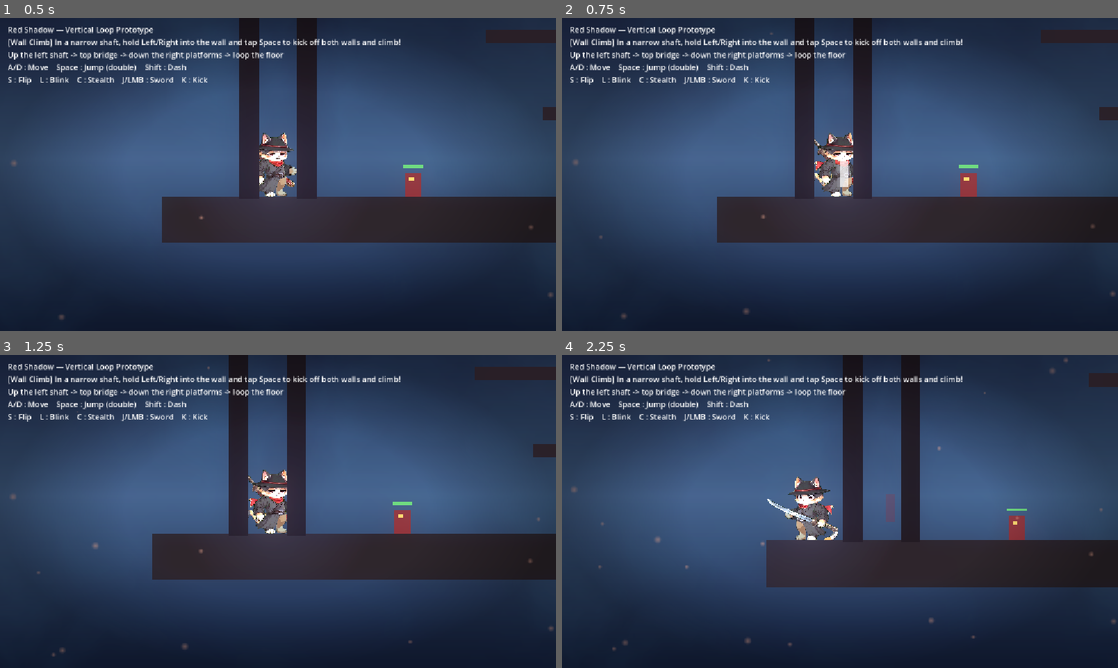
Above: before the commit, frames 1-4 (two rows, left to right).
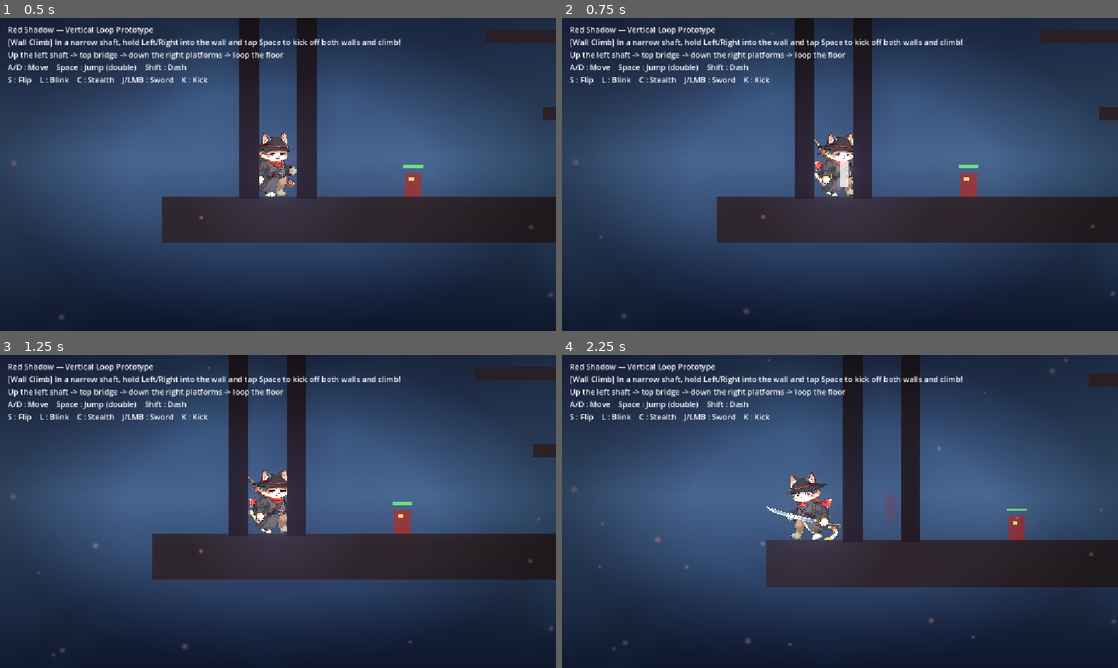
Above: after the commit, the same moments.

Repository: perjoom-sketch/red-shadow
Game: Godot game, scene res://scenes/Main.tscn
Two runs of this game, one before a commit and one after it. Both use one fixed random seed, a clock stepped at 60 frames per second and the inputs below.
Inputs:
- Up to frame 1 (0.5 s): no input
- Up to frame 2 (0.75 s): hold Right (move_right) from 0.53 s (still down); tap Shift (dash) at 0.6 s
- Up to frame 3 (1.25 s): keep holding Right (move_right); tap Space (jump) at 0.77 s
- Up to frame 4 (2.25 s): tap J (attack) at 1.35 s; tap Space (jump) at 1.52 s; tap Shift (dash) at 1.55 s; release Right (move_right) at 2.03 s; hold Left (move_left) from 2.03 s (still down); tap L (blink) at 2.1 s

Frame 1 is identical in both runs. In frame 2, 0.3% of the frame differs, in the area x 45-53%, y 36-58%; in frame 3, 0.1%; in frame 4, 1.1%, in the area x 36-51%, y 37-60%.

Commit message:
feat: walk and run locomotion animations
🤖 Generated with [Claude Code](https://claude.com/claude-code)

Co-Authored-By: Claude Opus 4.5 <noreply@anthropic.com>

Diff:
--- a/scenes/PlayerRigChibi.tscn
+++ b/scenes/PlayerRigChibi.tscn
@@ -671,6 +671,174 @@
 "values": [false]
 }
 
+[sub_resource type="Animation" id="anim_walk"]
+resource_name = "walk"
+length = 0.7
+loop_mode = 1
+step = 0.0333
+tracks/0/type = "value"
+tracks/0/imported = false
+tracks/0/enabled = true
+tracks/0/path = NodePath("NearLeg:rotation")
+tracks/0/interp = 2
+tracks/0/loop_wrap = true
+tracks/0/keys = {
+"times": PackedFloat32Array(0, 0.35, 0.7),
+"transitions": PackedFloat32Array(1, 1, 1),
+"update": 0,
+"values": [0.3, -0.3, 0.3]
+}
+tracks/1/type = "value"
+tracks/1/imported = false
+tracks/1/enabled = true
+tracks/1/path = NodePath("FarLeg:rotation")
+tracks/1/interp = 2
+tracks/1/loop_wrap = true
+tracks/1/keys = {
+"times": PackedFloat32Array(0, 0.35, 0.7),
+"transitions": PackedFloat32Array(1, 1, 1),
+"update": 0,
+"values": [-0.3, 0.3, -0.3]
+}
+tracks/2/type = "value"
+tracks/2/imported = false
+tracks/2/enabled = true
+tracks/2/path = NodePath("Torso:position")
+tracks/2/interp = 2
+tracks/2/loop_wrap = true
+tracks/2/keys = {
+"times": PackedFloat32Array(0, 0.175, 0.35, 0.525, 0.7),
+"transitions": PackedFloat32Array(1, 1, 1, 1, 1),
+"update": 0,
+"values": [Vector2(-41.593475, 8.397949), Vector2(-41.593475, 6.397949), Vector2(-41.593475, 8.397949), Vector2(-41.593475, 6.397949), Vector2(-41.593475, 8.397949)]
+}
+tracks/3/type = "value"
+tracks/3/imported = false
+tracks/3/enabled = true
+tracks/3/path = NodePath("FarArm:rotation")
+tracks/3/interp = 2
+tracks/3/loop_wrap = true
+tracks/3/keys = {
+"times": PackedFloat32Array(0, 0.35, 0.7),
+"transitions": PackedFloat32Array(1, 1, 1),
+"update": 0,
+"values": [-0.686, -0.986, -0.686]
+}
+tracks/4/type = "value"
+tracks/4/imported = false
+tracks/4/enabled = true
+tracks/4/path = NodePath("NearArm:rotation")
+tracks/4/interp = 2
+tracks/4/loop_wrap = true
+tracks/4/keys = {
+"times": PackedFloat32Array(0, 0.35, 0.7),
+"transitions": PackedFloat32Array(1, 1, 1),
+"update": 0,
+"values": [0.574, 0.374, 0.574]
+}
+tracks/5/type = "value"
+tracks/5/imported = false
+tracks/5/enabled = true
+tracks/5/path = NodePath("Torso/Head:texture")
+tracks/5/interp = 1
+tracks/5/loop_wrap = true
+tracks/5/keys = {
+"times": PackedFloat32Array(0),
+"transitions": PackedFloat32Array(1),
+"update": 1,
+"values": [ExtResource("12_head_a")]
+}
+
+[sub_resource type="Animation" id="anim_run"]
+resource_name = "run"
+length = 0.45
+loop_mode = 1
+step = 0.0333
+tracks/0/type = "value"
+tracks/0/imported = false
+tracks/0/enabled = true
+tracks/0/path = NodePath("NearLeg:rotation")
+tracks/0/interp = 2
+tracks/0/loop_wrap = true
+tracks/0/keys = {
+"times": PackedFloat32Array(0, 0.225, 0.45),
+"transitions": PackedFloat32Array(1, 1, 1),
+"update": 0,
+"values": [0.55, -0.55, 0.55]
+}
+tracks/1/type = "value"
+tracks/1/imported = false
+tracks/1/enabled = true
+tracks/1/path = NodePath("FarLeg:rotation")
+tracks/1/interp = 2
+tracks/1/loop_wrap = true
+tracks/1/keys = {
+"times": PackedFloat32Array(0, 0.225, 0.45),
+"transitions": PackedFloat32Array(1, 1, 1),
+"update": 0,
+"values": [-0.55, 0.55, -0.55]
+}
+tracks/2/type = "value"
+tracks/2/imported = false
+tracks/2/enabled = true
+tracks/2/path = NodePath("Torso:position")
+tracks/2/interp = 2
+tracks/2/loop_wrap = true
+tracks/2/keys = {
+"times": PackedFloat32Array(0, 0.1125, 0.225, 0.3375, 0.45),
+"transitions": PackedFloat32Array(1, 1, 1, 1, 1),
+"update": 0,
+"values": [Vector2(-41.593475, 8.397949), Vector2(-41.593475, 5.397949), Vector2(-41.593475, 8.397949), Vector2(-41.593475, 5.397949), Vector2(-41.593475, 8.397949)]
+}
+tracks/3/type = "value"
+tracks/3/imported = false
+tracks/3/enabled = true
+tracks/3/path = NodePath("Torso:rotation")
+tracks/3/interp = 2
+tracks/3/loop_wrap = true
+tracks/3/keys = {
+"times": PackedFloat32Array(0, 0.225, 0.45),
+"transitions": PackedFloat32Array(1, 1, 1),
+"update": 0,
+"values": [0.13, 0.17, 0.13]
+}
+tracks/4/type = "value"
+tracks/4/imported = false
+tracks/4/enabled = true
+tracks/4/path = NodePath("FarArm:rotation")
+tracks/4/interp = 2
+tracks/4/loop_wrap = true
+tracks/4/keys = {
+"times": PackedFloat32Array(0, 0.225, 0.45),
+"transitions": PackedFloat32Array(1, 1, 1),
+"update": 0,
+"values": [-0.536, -1.136, -0.536]
+}
+tracks/5/type = "value"
+tracks/5/imported = false
+tracks/5/enabled = true
+tracks/5/path = NodePath("NearArm:rotation")
+tracks/5/interp = 2
+tracks/5/loop_wrap = true
+tracks/5/keys = {
+"times": PackedFloat32Array(0, 0.225, 0.45),
+"transitions": PackedFloat32Array(1, 1, 1),
+"update": 0,
+"values": [0.724, 0.224, 0.724]
+}
+tracks/6/type = "value"
+tracks/6/imported = false
+tracks/6/enabled = true
+tracks/6/path = NodePath("Torso/Head:texture")
+tracks/6/interp = 1
+tracks/6/loop_wrap = true
+tracks/6/keys = {
+"times": PackedFloat32Array(0),
+"transitions": PackedFloat32Array(1),
+"update": 1,
+"values": [ExtResource("13_head_b")]
+}
+
 [sub_resource type="AnimationLibrary" id="anim_lib"]
 _data = {
 &"RESET": SubResource("anim_RESET"),
@@ -678,12 +846,14 @@
 &"draw": SubResource("anim_draw"),
 &"idle_alert": SubResource("anim_idle_alert"),
 &"idle_relaxed": SubResource("anim_idle_relaxed"),
+&"run": SubResource("anim_run"),
 &"sheathe": SubResource("anim_sheathe"),
 &"slash_down": SubResource("anim_slash_down"),
 &"slash_high": SubResource("anim_slash_high"),
 &"slash_low": SubResource("anim_slash_low"),
 &"slash_up": SubResource("anim_slash_up"),
-&"thrust": SubResource("anim_thrust")
+&"thrust": SubResource("anim_thrust"),
+&"walk": SubResource("anim_walk")
 }
 
 [node name="PlayerRigChibi" type="Node2D" unique_id=330699588]
--- a/scripts/Player.gd
+++ b/scripts/Player.gd
@@ -385,8 +385,11 @@
 			anim.play("sheathe")
 		return
 	elif is_on_floor() and not dashing:
-		# run/walk 애니 생기기 전까지 idle 유지 (전투상태면 눈 뜬 idle)
-		pass
+		var spd := absf(velocity.x)
+		if spd >= 150.0:
+			next = "run"
+		elif spd >= 30.0:
+			next = "walk"
 	if anim.current_animation != next:
 		anim.play(next)
 
